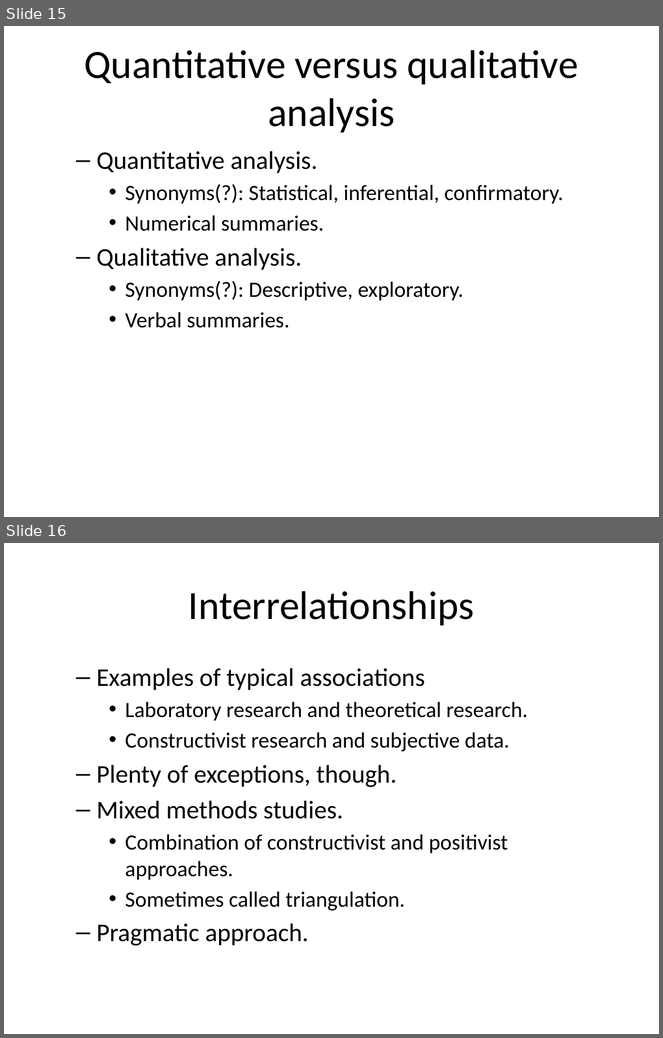
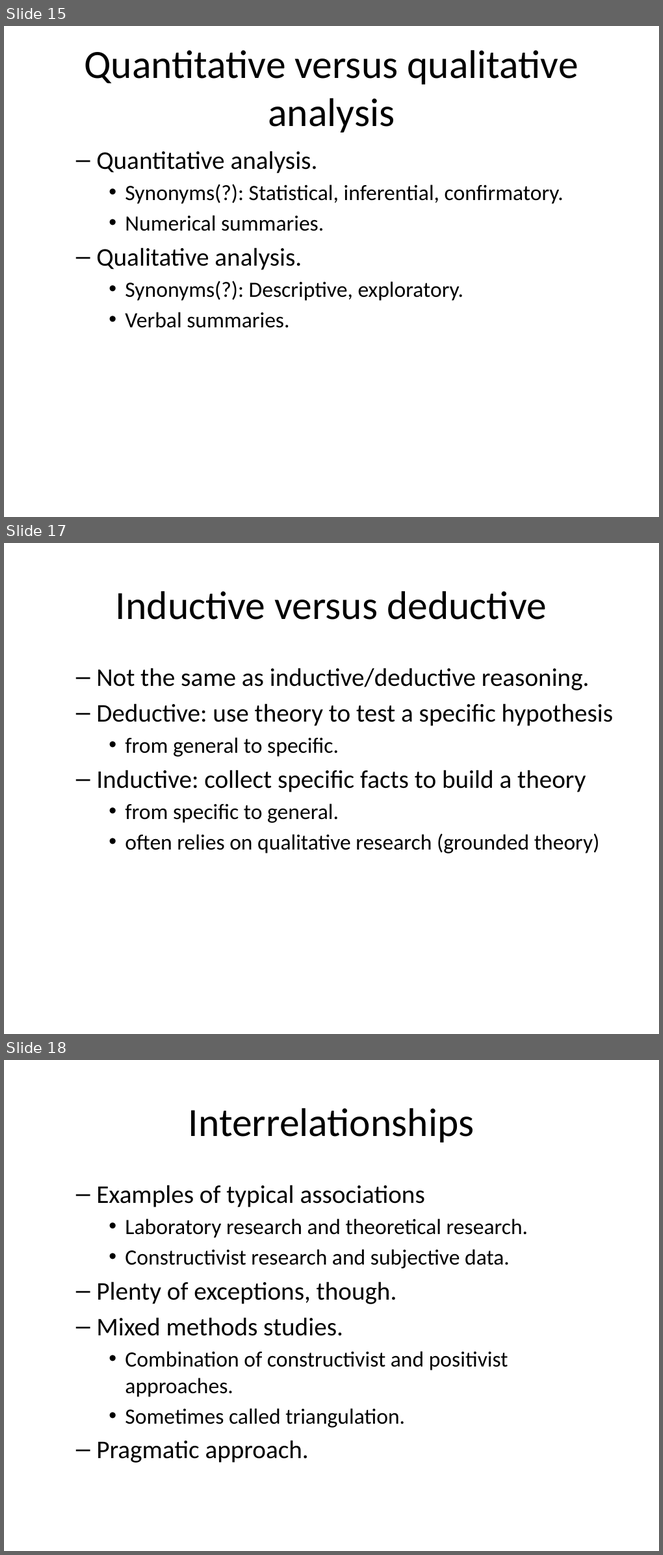
Before and after one commit to classes-medb/5510, a slide deck: doc/video-01-introduction.pptx. Shown one above the other, each under a label of ours: slides 15 and 16 before the commit, slides 15, 17 and 18 after it; the slides between them are not shown. The pictures are 663x1038 and 663x1555 pixels, drawn with LibreOffice and Linux fonts; fonts in the diff are those of the drawing. Boxes give left, top, right and bottom in pixels: in the first picture for what was removed or moved away, otherwise in the second. Text is boxed around its words. In the diff, an @@ line names an element or a change of style, - is before the commit and + after.

```diff
--- a/doc/video-01-introduction.pptx
+++ b/doc/video-01-introduction.pptx
@@ slide 17 added at (x1=4, y1=543, x2=659, y2=1034), background #FFFFFF @@
@@ title added at (x1=116, y1=591, x2=547, y2=620), 44 pt, text #000000 @@
+Inductive versus deductive
@@ text added at (x1=96, y1=668, x2=613, y2=854), 28 pt, text #000000 @@
+  – Not the same as inductive/deductive reasoning.
+  – Deductive: use theory to test a specific hypothesis
+    • from general to specific.
+  – Inductive: collect specific facts to build a theory
+    • from specific to general.
+    • often relies on qualitative research (grounded theory)
@@ what was slide 16 is now slide 18 @@
```
Also in this commit, not shown: 3 slides changed, 1 other slide added, 3 other files.
